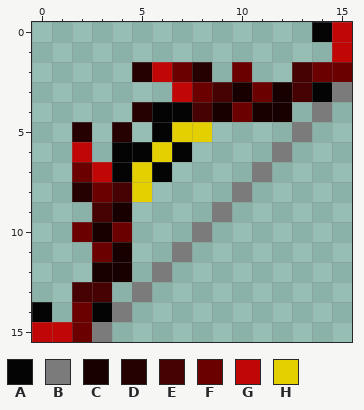
Pixel-art sprite: textures/items/bow_standby.png. Above: the version before the commit.
The file is 16x16 pixels. Colours within 5 levels of each other are drawn and written as one.
Palette (. is transparent): A #040404  B #7b7b7b  C #180000  D #250101  E #460202  F #6b0000  G #c10606  H #e4cf00
Pixels before, first column x 0:
 0 ..............AG
 1 ...............G
 2 .....DGFD.F..EFF
 3 .......GFECFCEAB
 4 .....DAAECFCC.B.
 5 ..D.D.AHH....B..
 6 ..G.AAHA....B...
 7 ..FGAHA....B....
 8 ..DFEH....B.....
 9 ...EC....B......
10 ..FCF...B.......
11 ...FC..B........
12 ...CC.B.........
13 ..EE.B..........
14 A.FAB...........
15 GGFB............
Once edited:
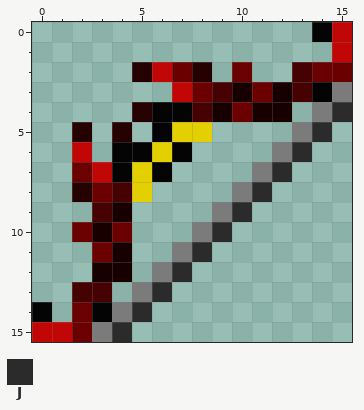
Colours new in this view: J #2c2b2b
What changed:
Changed rows in their new state; - is an unchanged pixel.
first column x 4:
 4 -----------J
 5 ----------J-
 6 ---------J--
 7 --------J---
 8 -------J----
 9 ------J-----
10 -----J------
11 ----J-------
12 ---J--------
13 --J---------
14 -J----------
15 J-----------
